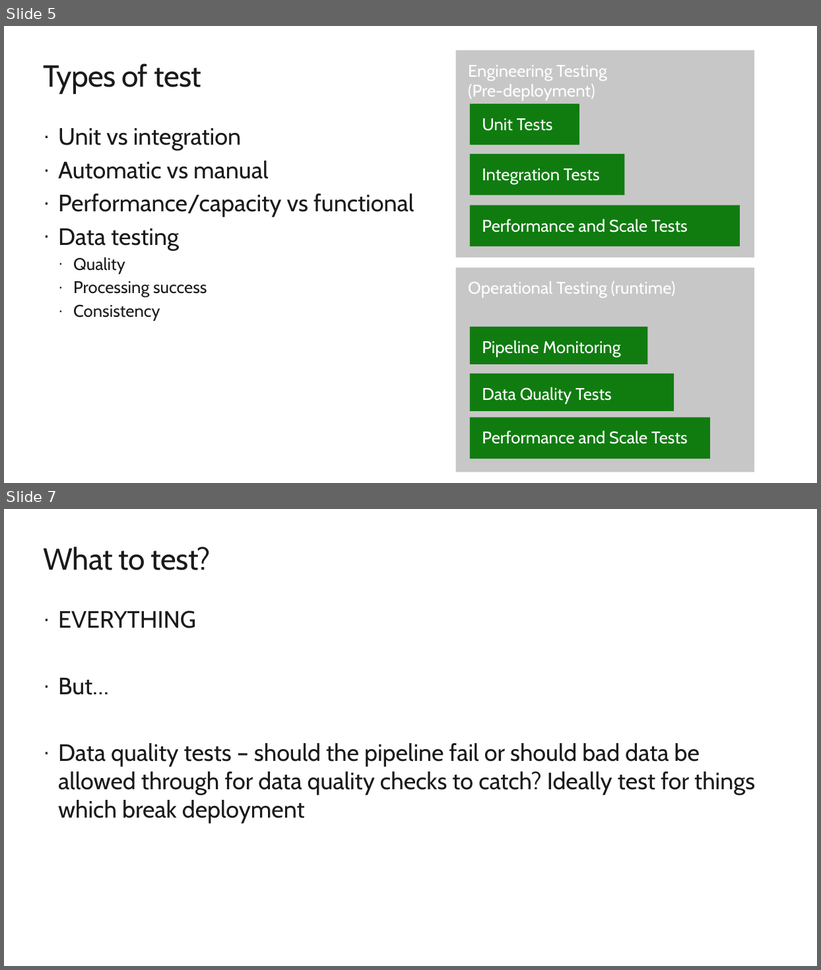
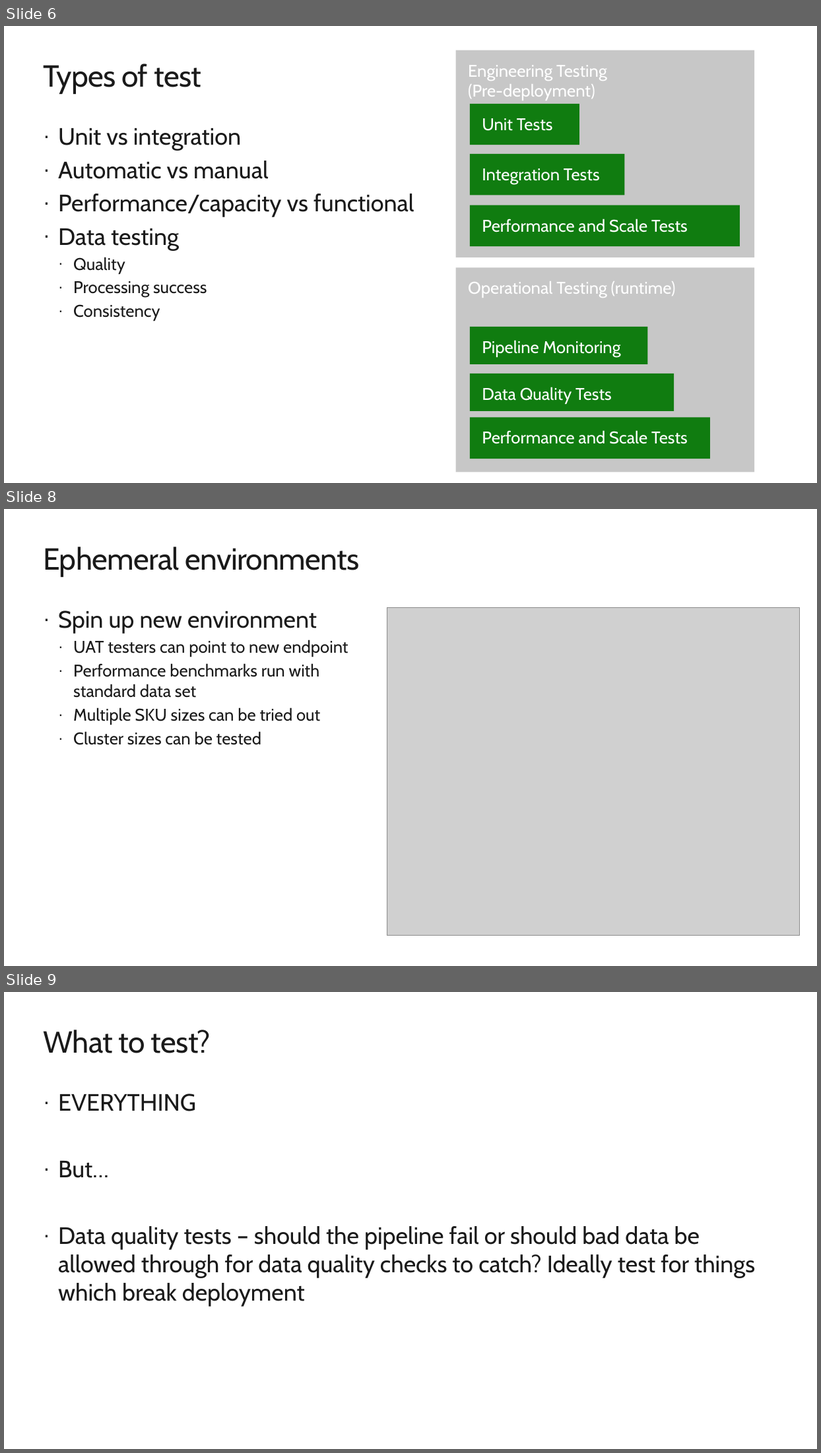
Before and after one commit to arevaloisabel/agiledataoops, a slide deck: presentations/Testing Intro.pptx. Shown one above the other, each under a label of ours: slides 5 and 7 before the commit, slides 6, 8 and 9 after it; the slides between them are not shown. The pictures are 821x970 and 821x1453 pixels, drawn with LibreOffice and Linux fonts; fonts in the diff are those of the drawing; grey boxes stand for pictures; background and template pictures are left out. Boxes give left, top, right and bottom in pixels: in the first picture for what was removed or moved away, otherwise in the second. Text is boxed around its words. In the diff, an @@ line names an element or a change of style, - is before the commit and + after.

```diff
--- a/presentations/Testing Intro.pptx
+++ b/presentations/Testing Intro.pptx
@@ slide 8 added at [4,509,817,966], background #FFFFFF @@
@@ title added at [43,547,360,577], 36 pt, text #1A1A1A @@
+Ephemeral environments
@@ text added at [58,611,348,745], 20 pt, text #1A1A1A @@
+· Spin up new environment
+  · UAT testers can point to new endpoint
+  · Performance benchmarks run with
+    standard data set
+  · Multiple SKU sizes can be tried out
+  · Cluster sizes can be tested
@@ picture added at [387,608,800,936] @@
@@ what was slide 5 is now slide 6 @@
@@ what was slide 7 is now slide 9 @@
```
Also in this commit, not shown: 1 slide changed, 1 other slide added.
